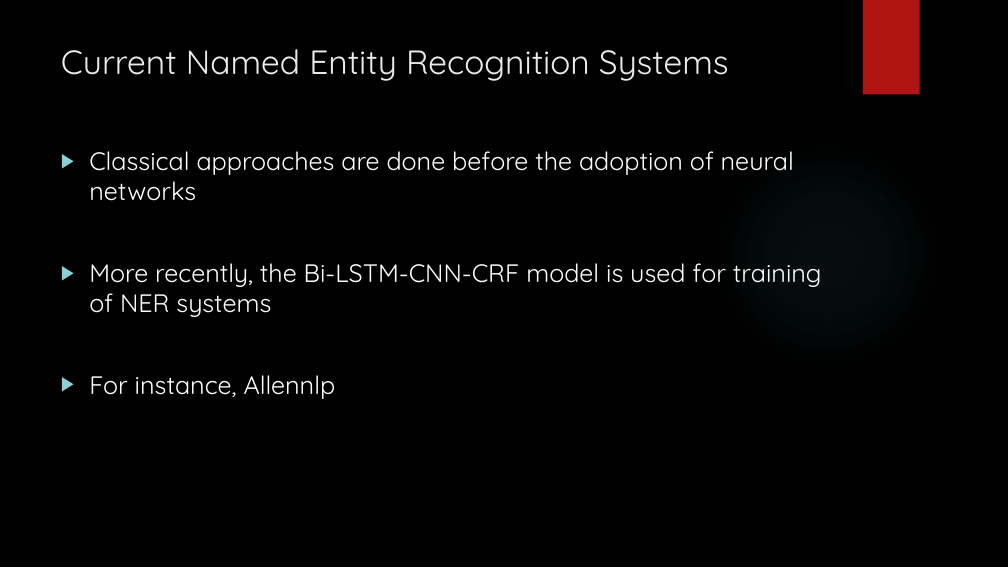
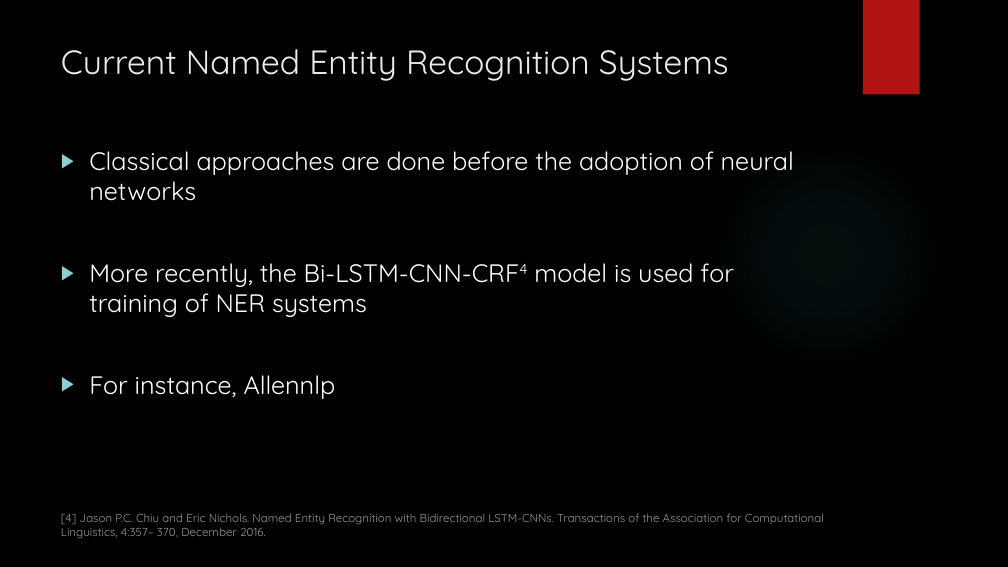
Before and after one commit to andyngchinkuan/atc-fyp, a slide deck: slide 9 of misc/reading-materials/Keyword and Named Entity Recognition on Air Traffic.pptx. Drawn at 1008x567 pixels with LibreOffice and Linux fonts; fonts in the diff are those of the drawing; background and template pictures are left out. Boxes give left, top, right and bottom in pixels: in the first picture for what was removed or moved away, otherwise in the second. Text is boxed around its words. In the diff, an @@ line names an element or a change of style, - is before the commit and + after.

```diff
--- a/misc/reading-materials/Keyword and Named Entity Recognition on Air Traffic.pptx
+++ b/misc/reading-materials/Keyword and Named Entity Recognition on Air Traffic.pptx
@@ text at [89,263,734,317]: text changed @@
-▶ More recently, the Bi-LSTM-CNN-CRF model is used for training of NER systems
+▶ More recently, the Bi-LSTM-CNN-CRF4 model is used for training of NER systems
@@ text added at [61,513,824,539], 11 pt, text #FFFFFF at 60% opacity @@
+[4] Jason P.C. Chiu and Eric Nichols. Named Entity Recognition with Bidirectional LSTM-CNNs. Transactions of the Association for Computational Linguistics, 4:357– 370, December 2016.
```
Also in this commit, not shown: 5 other slides changed, 5 slides removed.
